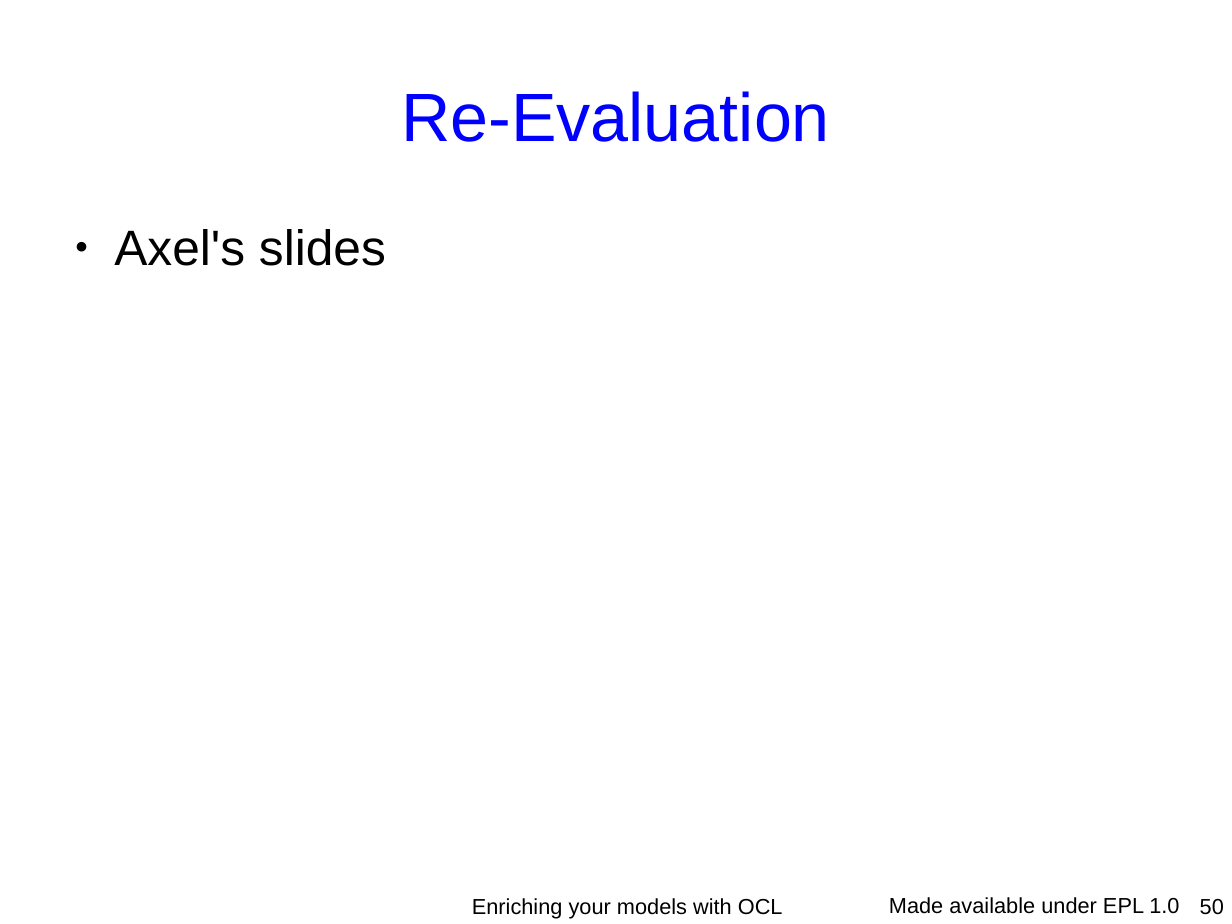
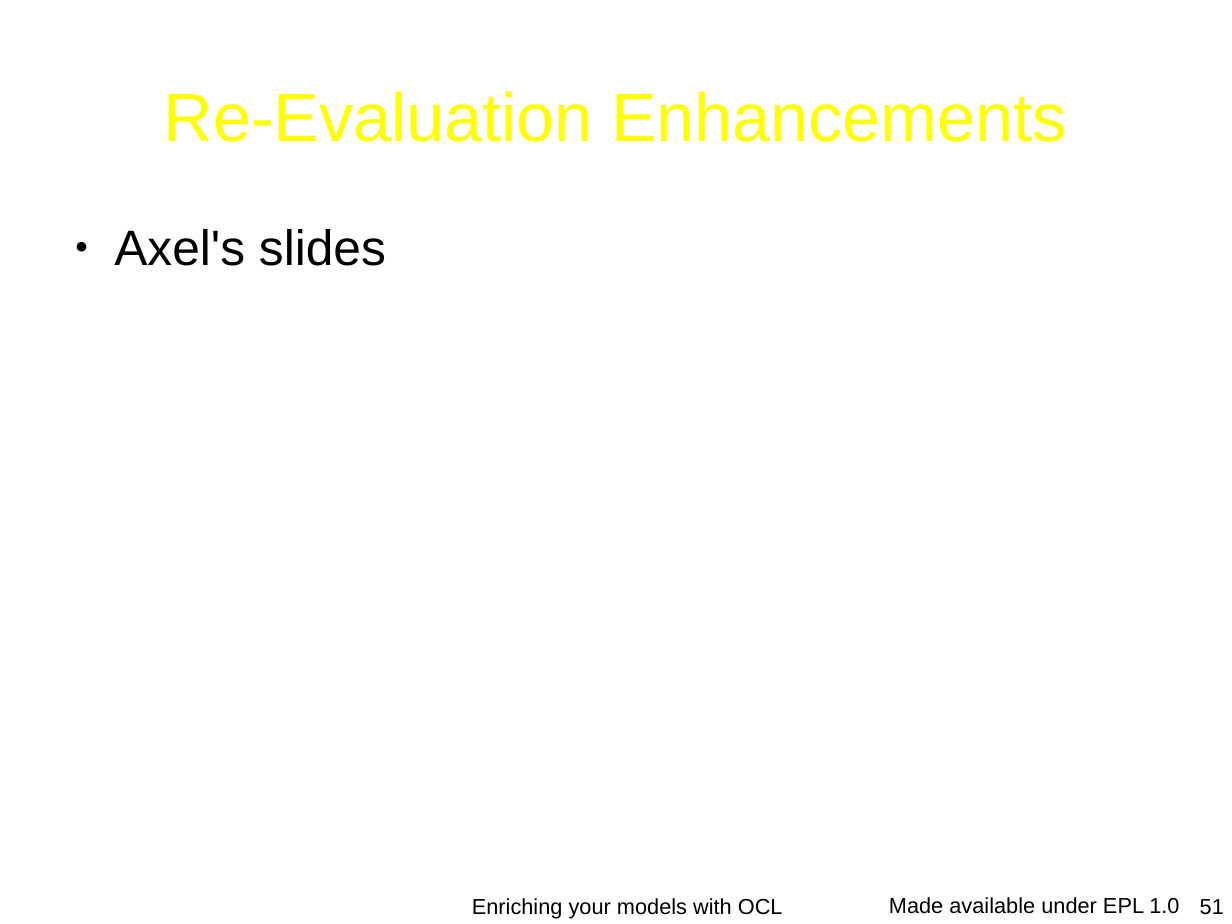
Before and after one commit to eclipse-ocl/ocl-website, a slide deck: slide 51 of ocl/docs/publications/ESE2010LongTalk/EnrichingWithOCL.odp (slide 50 before the commit). Drawn at 1232x924 pixels with LibreOffice and Linux fonts; fonts in the diff are those of the drawing; background and template pictures are left out. Boxes give left, top, right and bottom in pixels: in the first picture for what was removed or moved away, otherwise in the second. Text is boxed around its words. In the diff, an @@ line names an element or a change of style, - is before the commit and + after.

```diff
--- a/ocl/docs/publications/ESE2010LongTalk/EnrichingWithOCL.odp
+++ b/ocl/docs/publications/ESE2010LongTalk/EnrichingWithOCL.odp
@@ title at (164,91,1066,142): text changed; text colour #0000FF to #FFFF00 @@
-Re-Evaluation
+Re-Evaluation Enhancements
@@ page number at (1200,899,1224,915): text changed @@
-50
+51
```
Also in this commit, not shown: 8 other slides changed, 2 slides added, 1 slide removed.
